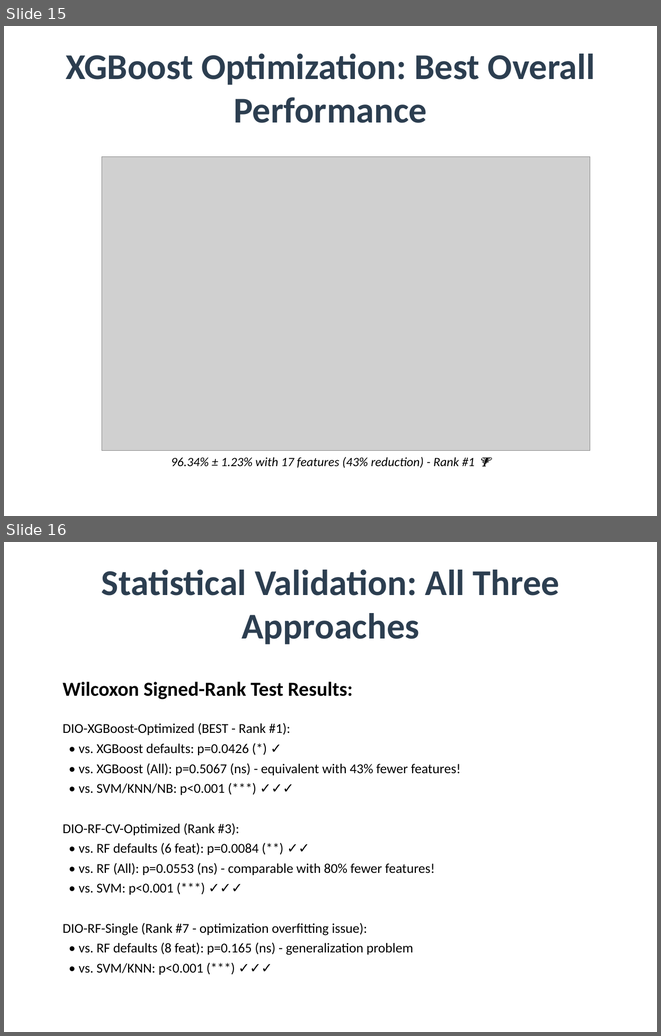
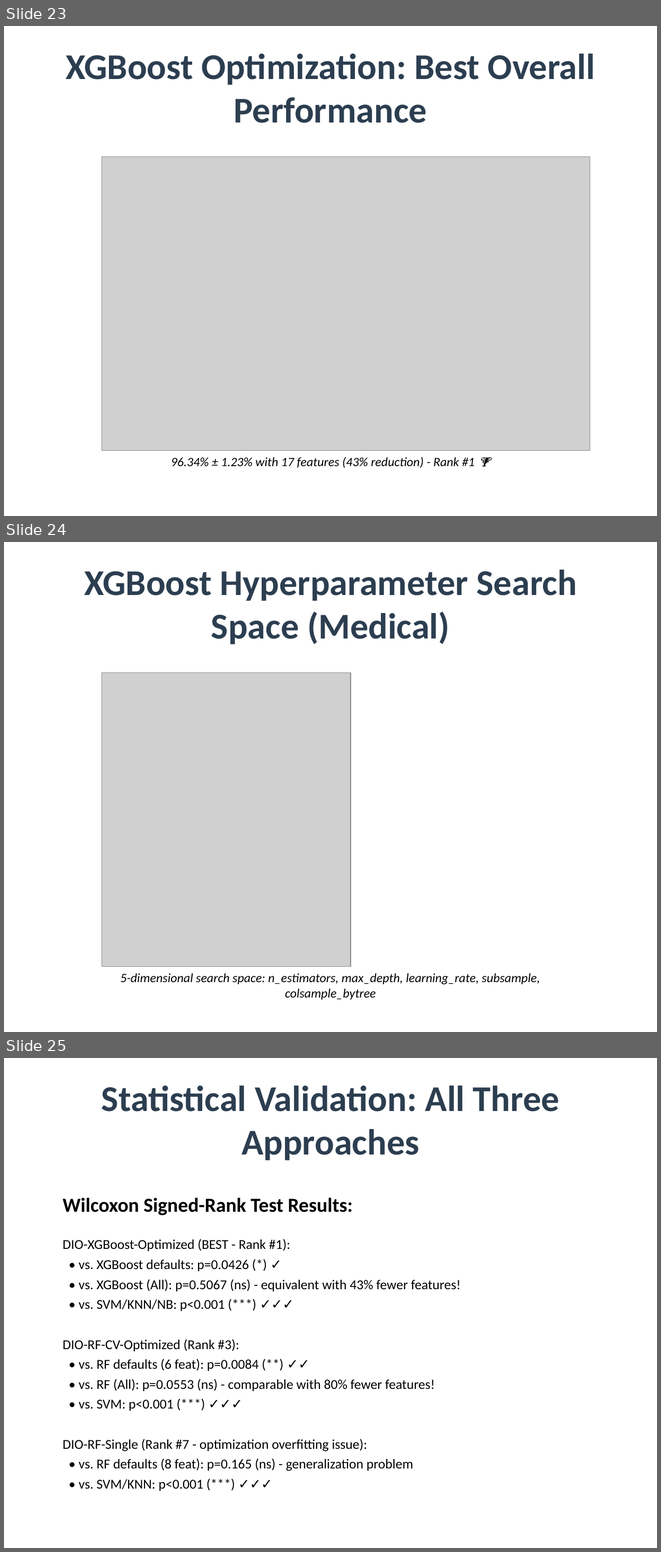
Before and after one commit to amine-dubs/dio-optimization, a slide deck: Presentation/DIO_Research_Presentation.pptx. Shown one above the other, each under a label of ours: slides 15 and 16 before the commit, slides 23, 24 and 25 after it. The pictures are 661x1036 and 661x1552 pixels, drawn with LibreOffice and Linux fonts; fonts in the diff are those of the drawing; grey boxes stand for pictures. Boxes give left, top, right and bottom in pixels: in the first picture for what was removed or moved away, otherwise in the second. Text is boxed around its words. In the diff, an @@ line names an element or a change of style, - is before the commit and + after.

```diff
--- a/Presentation/DIO_Research_Presentation.pptx
+++ b/Presentation/DIO_Research_Presentation.pptx
@@ slide 24 added at (4,542,657,1032), background #FFFFFF @@
@@ title added at (84,570,577,644), 40 pt, text #2C3E50, bold @@
+XGBoost Hyperparameter Search Space (Medical)
@@ picture added at (102,672,351,967) @@
@@ text added at (120,973,540,999), 14 pt, text #000000, italic @@
+5-dimensional search space: n_estimators, max_depth, learning_rate, subsample, colsample_bytree
@@ what was slide 15 is now slide 23 @@
@@ what was slide 16 is now slide 25 @@
```
Also in this commit, not shown: 6 slides changed, 11 other slides added, 26 other files.
